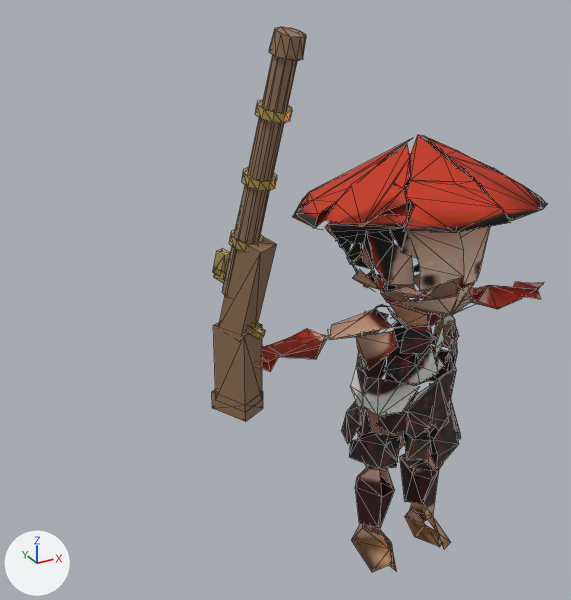
One commit to the glTF model assets/hisha_red_idle.glb: the scene before it, then after it.
Both versions are drawn from a camera (50 mm lens) standing at (-0.646, -0.82, 0.938) and looking at (-0.134, 0.113, 0.471). The axes (+X, +Y, +Z) are drawn at lower left. The lights are the same throughout. The picture after the commit comes second. Mesh edges are drawn as thin lines. Where no turn or scale is listed for an object, it has been applied to the vertices. Vertices at exactly the same position are counted once.

The older version as bpy lines, for what is in view:
```python
me_hisha_red_hi = bpy.data.meshes.new('hisha_red_hi')
me_hisha_red_hi.from_pydata(...)  # 985 vertices, 864 faces; spans x -0.321..0.299, y -0.179..0.182, z 0.004..0.866
# faces by material slot: [600, 72, 36, 156]
me_hisha_red_hi.materials.append(mat_tripo_material_e3b61581_64ae_43f0_b9d7_06b8dfb6bc1f_001)  # picture img_color_e3b61581_64ae_43f0_b9d7_06b8dfb6bc1f
me_hisha_red_hi.materials.append(mat_gun_red_barrel)  # brown #957659
me_hisha_red_hi.materials.append(mat_gun_red_stock)  # brown #8b6c50
me_hisha_red_hi.materials.append(mat_gun_red_gold)  # yellow #edd481
ob_hisha_red_hi = bpy.data.objects.new('hisha_red_hi', me_hisha_red_hi)
ob_hisha_red_hi.location = (0.057, 0.061, -0.004)
```
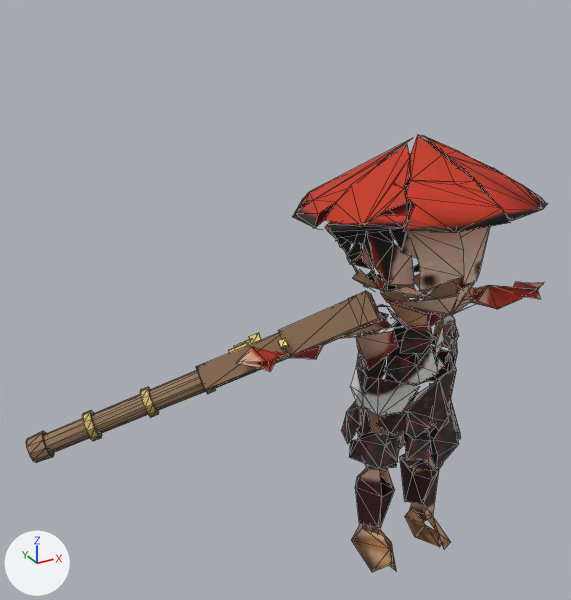
The change in detail:
me_hisha_red_hi is used by ob_hisha_red_hi; location (0.057, 0.061, -0.004).
me_hisha_red_hi had 985 vertices, 864 faces and spanned x -0.321..0.299, y -0.179..0.182, z 0.004..0.866.
me_hisha_red_hi now has 985 vertices, 864 faces and spans x -0.57..0.299, y -0.179..0.182, z 0.004..0.707.
me_hisha_red_hi part 1: the loose piece of 20 vertices spanning x -0.308..-0.242, y -0.089..0.027, z 0.519..0.856 is multiplied about its middle by the matrix ((-0.35, 0.533, -0.77), (0.263, 0.845, 0.465), (0.899, -0.04, -0.437)), then moved by (-0.122, 0.113, -0.341).
me_hisha_red_hi part 2: the loose piece of 20 vertices spanning x -0.278..-0.238, y -0.095..-0.053, z 0.832..0.866 is multiplied about its middle by the matrix ((-0.35, 0.533, -0.77), (0.263, 0.845, 0.465), (0.899, -0.04, -0.437)), then moved by (-0.293, 0.199, -0.556).
me_hisha_red_hi part 3: the loose piece of 8 vertices spanning x -0.314..-0.251, y -0.05..0.035, z 0.461..0.61 is multiplied about its middle by the matrix ((-0.35, 0.533, -0.77), (0.263, 0.845, 0.465), (0.899, -0.04, -0.437)), then moved by (0.018, 0.037, -0.13).
me_hisha_red_hi part 4: the loose piece of 8 vertices spanning x -0.319..-0.258, y -0.024..0.046, z 0.353..0.477 is multiplied about its middle by the matrix ((-0.35, 0.533, -0.77), (0.263, 0.845, 0.465), (0.899, -0.04, -0.437)), then moved by (0.128, -0.024, 0.037).
me_hisha_red_hi part 5: the loose piece of 8 vertices spanning x -0.321..-0.256, y -0.021..0.053, z 0.338..0.369 is multiplied about its middle by the matrix ((-0.35, 0.533, -0.77), (0.263, 0.845, 0.465), (0.899, -0.04, -0.437)), then moved by (0.179, -0.053, 0.124).
me_hisha_red_hi part 6: the loose piece of 20 vertices spanning x -0.287..-0.243, y -0.077..-0.033, z 0.761..0.784 is multiplied about its middle by the matrix ((-0.35, 0.533, -0.77), (0.263, 0.845, 0.465), (0.899, -0.04, -0.437)), then moved by (-0.214, 0.159, -0.453).
me_hisha_red_hi part 7: the loose piece of 20 vertices spanning x -0.295..-0.252, y -0.054..-0.01, z 0.676..0.699 is multiplied about its middle by the matrix ((-0.35, 0.533, -0.77), (0.263, 0.845, 0.465), (0.899, -0.04, -0.437)), then moved by (-0.125, 0.114, -0.341).
me_hisha_red_hi part 8: the loose piece of 20 vertices spanning x -0.304..-0.261, y -0.032..0.012, z 0.592..0.615 is multiplied about its middle by the matrix ((-0.35, 0.533, -0.77), (0.263, 0.845, 0.465), (0.899, -0.04, -0.437)), then moved by (-0.036, 0.069, -0.228).
me_hisha_red_hi part 9: the loose piece of 8 vertices spanning x -0.296..-0.263, y 0.026..0.075, z 0.513..0.541 is multiplied about its middle by the matrix ((-0.35, 0.533, -0.77), (0.263, 0.845, 0.465), (0.899, -0.04, -0.437)), then moved by (0.051, 0.025, -0.118).
me_hisha_red_hi part 10: the loose piece of 8 vertices spanning x -0.297..-0.276, y 0.049..0.076, z 0.529..0.567 is multiplied about its middle by the matrix ((-0.35, 0.533, -0.77), (0.263, 0.845, 0.465), (0.899, -0.04, -0.437)), then moved by (0.05, 0.031, -0.155).
me_hisha_red_hi part 11: the loose piece of 8 vertices spanning x -0.298..-0.268, y 0.015..0.043, z 0.533..0.567 is multiplied about its middle by the matrix ((-0.35, 0.533, -0.77), (0.263, 0.845, 0.465), (0.899, -0.04, -0.437)), then moved by (0.026, 0.038, -0.154).
me_hisha_red_hi part 12: the loose piece of 8 vertices spanning x -0.288..-0.265, y -0.032..0.0, z 0.466..0.484 is multiplied about its middle by the matrix ((-0.35, 0.533, -0.77), (0.263, 0.845, 0.465), (0.899, -0.04, -0.437)), then moved by (0.051, 0.012, -0.038).

Where the change shows, as pixel boxes (x1, y1, x2, y2) in the pictures (571 x 600 px; the box of a moved part takes in the faces that stretch with it):
'hisha_red_hi', reshaped (55% wider, 20% shorter): before (212, 27, 547, 572); after (26, 134, 547, 572)
part 1 of me_hisha_red_hi, moved or reshaped: before (222, 55, 297, 295); after (44, 370, 206, 454)
part 2 of me_hisha_red_hi, moved or reshaped: before (269, 27, 306, 61); after (26, 431, 54, 463)
part 3 of me_hisha_red_hi, moved or reshaped: before (219, 237, 277, 334); after (196, 333, 287, 391)
part 4 of me_hisha_red_hi, moved or reshaped: before (213, 322, 262, 405); after (278, 300, 363, 357)
part 5 of me_hisha_red_hi, moved or reshaped: before (212, 390, 263, 422); after (348, 291, 383, 328)
part 6 of me_hisha_red_hi, moved or reshaped: before (256, 99, 292, 124); after (82, 410, 102, 441)
part 7 of me_hisha_red_hi, moved or reshaped: before (242, 167, 277, 191); after (140, 387, 159, 417)
part 8 of me_hisha_red_hi, moved or reshaped: before (230, 229, 263, 252); after (206, 388, 216, 394)
part 9 of me_hisha_red_hi, moved or reshaped: before (214, 269, 225, 283); after (249, 333, 262, 344)
part 10 of me_hisha_red_hi, moved or reshaped (mostly hidden afterwards): before (213, 248, 230, 276); after (234, 340, 251, 348)
part 11 of me_hisha_red_hi, moved or reshaped: before (223, 259, 229, 280); after (228, 342, 249, 353)
part 12 of me_hisha_red_hi, moved or reshaped: before (247, 323, 265, 340); after (278, 338, 288, 349)
